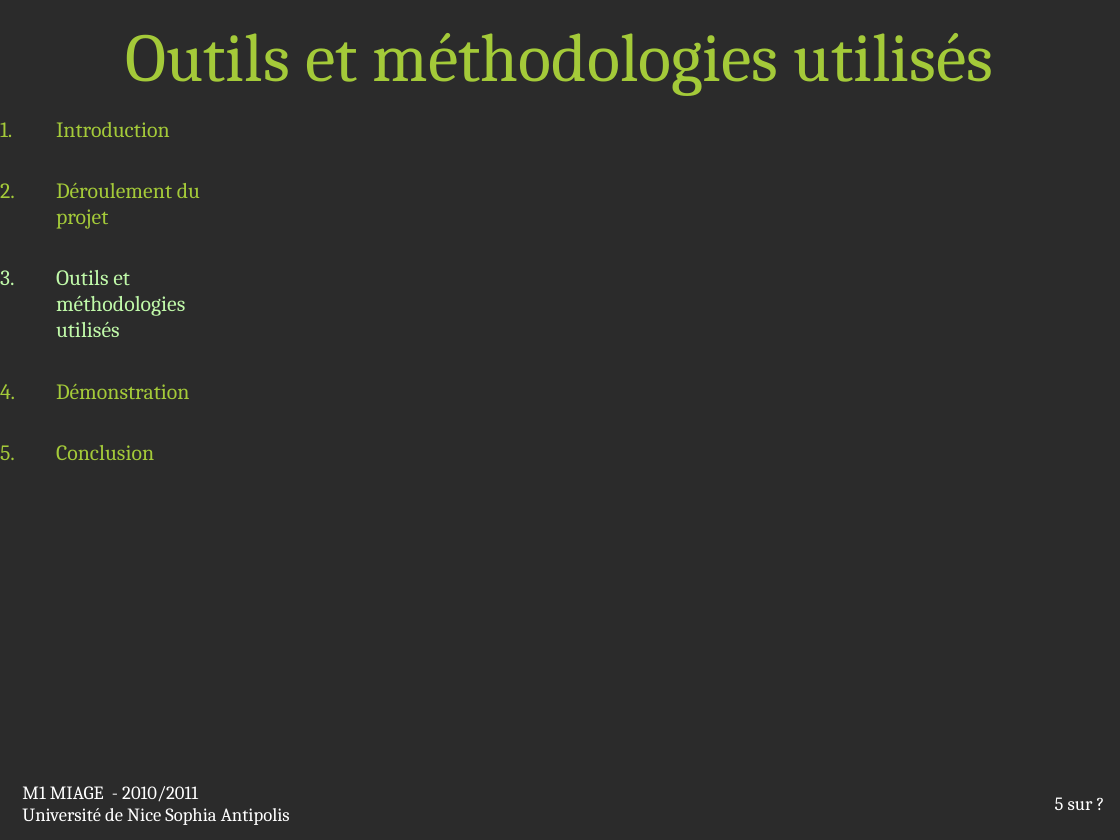
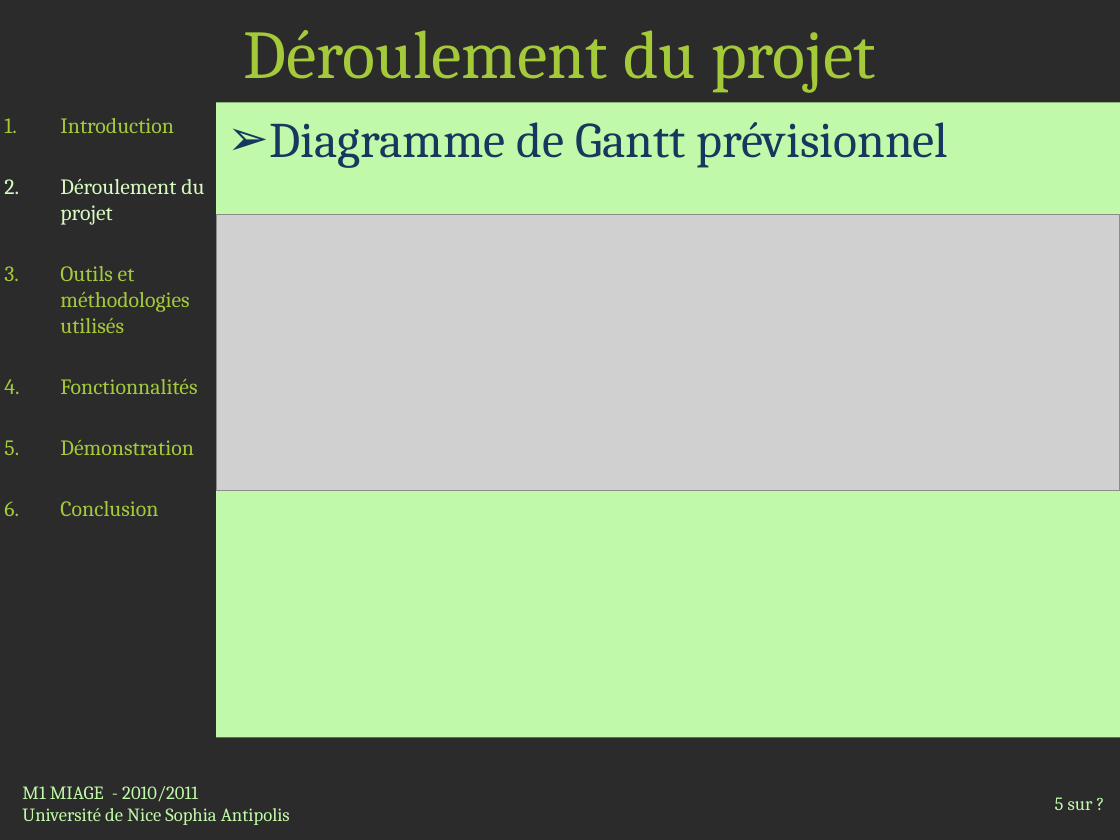
Before and after one commit to jlespagnard/android-advanced-player, a slide deck: slide 5 of AAP/docs/Presentation.pptx. Drawn at 1120x840 pixels with LibreOffice and Linux fonts; fonts in the diff are those of the drawing; grey boxes stand for pictures; background and template pictures are left out; a plain dark background stands for a picture behind light text. Boxes give left, top, right and bottom in pixels: in the first picture for what was removed or moved away, otherwise in the second. Text is boxed around its words. In the diff, an @@ line names an element or a change of style, - is before the commit and + after.

```diff
--- a/AAP/docs/Presentation.pptx
+++ b/AAP/docs/Presentation.pptx
@@ title at <box>244,30,875,93</box>: text changed @@
-Outils et méthodologies utilisés
+Déroulement du projet
@@ text added at <box>216,103,1120,738</box>, fill #C0F9A9, 32 pt, text #17375E @@
+➢ Diagramme de Gantt prévisionnel
@@ text at <box>60,179,204,333</box>: text colour #A4CA39 to #D8FBC1 in "Déroulement du projet"; text colour #C0F9A9 to #A4CA39 in "Outils et méthodologies utilisés" @@
@@ picture added at <box>217,214,1120,491</box> @@
@@ text at <box>60,379,197,394</box>: paragraph added @@
+4. Fonctionnalités
@@ text "M1 MIAGE - 2010/2011" at <box>22,786,290,825</box>: text colour #FFFFFF to #C0F9A9 @@
@@ page number at <box>1055,797,1093,810</box>: text colour #FFFFFF to #C0F9A9 @@
```
Also in this commit, not shown: 6 other slides changed, 8 slides added, 4 other files.
